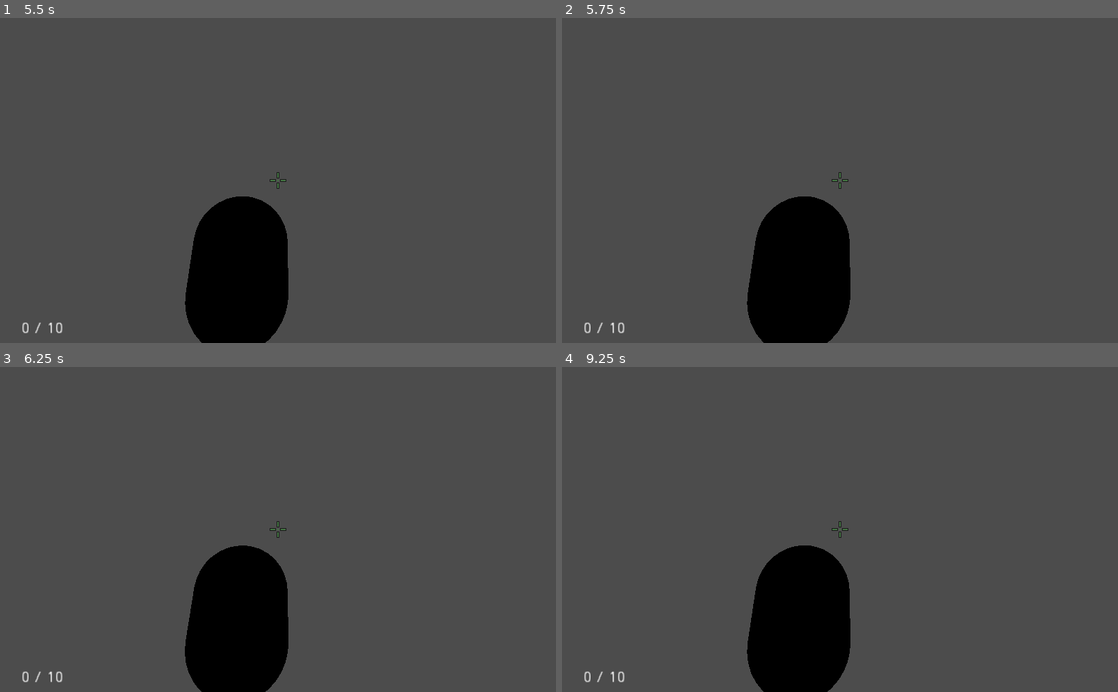
Above: before the commit, frames 1-4 (two rows, left to right).
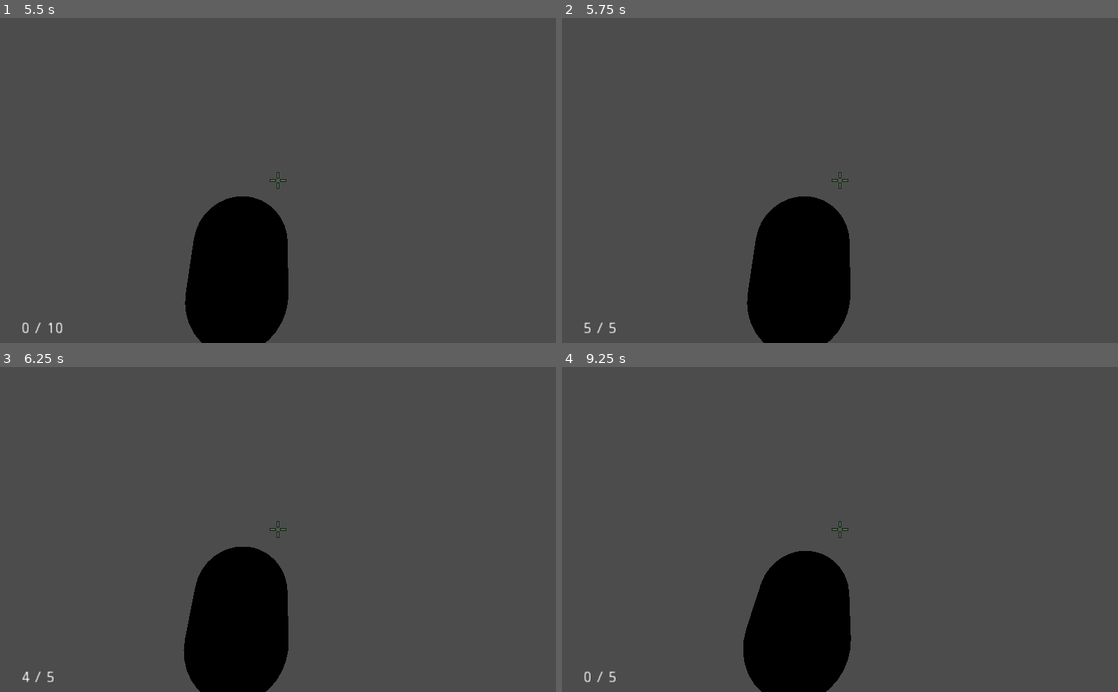
Above: after the commit, the same moments.

Repository: brennosouza/VS-Stealth
Game: Godot game, scene res://scenes/levels/test_level.tscn
Two runs of this game, one before a commit and one after it. Both use one fixed random seed, a clock stepped at 60 frames per second and the inputs below.
Inputs (mouse positions are in pixels of both pictures, inside the frame that each line leads up to):
- Up to frame 1 (5.5 s): move the mouse to (272, 187) at 0.52 s; hold Up (ui_up) 0.53-2.78 s; click (272, 187) at 0.6 s; move the mouse to (316, 183) at 1.27 s; tap Ctrl (crouch) at 1.35 s; click (316, 183) at 1.55 s; move the mouse to (233, 177) at 2.02 s; hold F (flashlight) 2.03-2.78 s; click (233, 177) at 2.3 s; move the mouse to (283, 180) at 2.77 s; hold Left (ui_left) 2.78-3.53 s; click (283, 180) at 2.85 s; move the mouse to (255, 174) at 3.52 s; hold Shift (sprint) 3.53-4.28 s; hold Up (ui_up) from 3.53 s (still down); click (255, 174) at 3.8 s; tap R (reload, bound only after the commit) at 4.15 s; move the mouse to (305, 180) at 4.27 s; click (305, 180) at 4.35 s; tap Enter at 5 s; move the mouse to (250, 180) at 5.02 s; hold Ctrl (crouch) from 5.03 s (still down); click (250, 180) at 5.3 s
- Up to frame 2 (5.75 s): keep holding Up (ui_up); keep holding Ctrl (crouch)
- Up to frame 3 (6.25 s): move the mouse to (289, 523) at 5.77 s; release Up (ui_up) at 5.78 s; release Ctrl (crouch) at 5.78 s; hold Right (ui_right) from 5.78 s (still down); tap F (flashlight) at 5.85 s; click (289, 523) at 6.05 s
- Up to frame 4 (9.25 s): tap Space at 6.5, 8 s; move the mouse to (834, 536) at 6.52 s; release Right (ui_right) at 6.53 s; hold Up (ui_up) 6.53-8.78 s; click (834, 536) at 6.6 s; tap Enter at 7.25, 8.75 s; move the mouse to (878, 532) at 7.27 s; tap Shift (sprint) at 7.35 s; click (878, 532) at 7.55 s; move the mouse to (795, 526) at 8.02 s; click (795, 526) at 8.1 s; move the mouse to (845, 529) at 8.77 s; hold Left (ui_left) from 8.78 s (still down); tap Ctrl (crouch) at 8.85 s; click (845, 529) at 9.05 s

Frame 1 is identical in both runs. In frame 2, less than 0.1% of the frame differs, in the area x 4-12%, y 93-98%; in frame 3, 0.2%; in frame 4, 0.6%, in the area x 8-52%, y 54-100%.

Commit message:
Reload sound and decreasing ammo when reloading

Diff:
--- a/project.godot
+++ b/project.godot
@@ -78,6 +78,11 @@
 "events": [ Object(InputEventKey,"resource_local_to_scene":false,"resource_name":"","device":0,"alt":false,"shift":false,"control":false,"meta":false,"command":false,"pressed":false,"scancode":16777238,"unicode":0,"echo":false,"script":null)
  ]
 }
+reload={
+"deadzone": 0.5,
+"events": [ Object(InputEventKey,"resource_local_to_scene":false,"resource_name":"","device":0,"alt":false,"shift":false,"control":false,"meta":false,"command":false,"pressed":false,"scancode":82,"unicode":0,"echo":false,"script":null)
+ ]
+}
 
 [physics]
 
--- a/scenes/characters/Player.gd
+++ b/scenes/characters/Player.gd
@@ -10,6 +10,7 @@
 var run_speed = 40
 var crouching = false
 var crouch_speed = 5
+export var reloading = false
 var horizontal_look_sensitivity = 0.004
 var vertical_look_sensitivity = 0.1
 
@@ -118,8 +119,11 @@
 	$MeshInstance.rotation.y = lerp_angle($MeshInstance.rotation.y, atan2(direction.x, direction.z) - $MeshInstance.rotation.y, delta * angular_acceleration)
 #	print_debug($MeshInstance.rotation.y)
 
+	if Input.is_action_just_pressed("reload"):
+		reload()
+
 	if Input.is_action_just_pressed("shoot"):
-		if current_ammo > 0:
+		if not reloading and current_ammo > 0:
 			$Camroot/Helper/Camera/Gun/audiobullet.play()
 
 			$Camroot/Helper/Camera/Gun/AnimationPlayer.play("muzzle_flash")
@@ -217,8 +221,31 @@
 
 func reload():
 	if current_ammo < mag_size and remaining_mags > 0:
-		reload()
-
+		$Camroot/Helper/Camera/Gun/AnimationPlayer.play("reload")
+#		reload()
+
+func reload_func():
+#	var clip = min(1, remaining_mags/mag_size)
+#	print
+	var how_much_to_reload = mag_size - current_ammo
+	current_ammo += how_much_to_reload
+	remaining_mags = max(0, remaining_mags - how_much_to_reload)
+	print_debug( "remaining mags: " + str(remaining_mags) )
+	print_debug( "how much to reload: " + str(how_much_to_reload) )
+	$HUD/HBoxContainer/labelCurrentAmmo.text = str(current_ammo)
+	$HUD/HBoxContainer/labelAmmoLeft.text = str(remaining_mags)
+#
+##	current_ammo = current
+#
+#	var clip
+#	if remaining_mags >= mag_size:
+#		clip = mag_size
+#		remaining_mags -= mag_size
+#	else:
+#		clip = remaining_mags
+#		remaining_mags -= remaining_mags
+#	current_ammo += clip
+#	remaining_mags -= mag_size
 
 
 #func _input(event):
--- a/scenes/characters/Player.tscn
+++ b/scenes/characters/Player.tscn
@@ -6,6 +6,7 @@
 [ext_resource path="res://scenes/characters/Gun.gd" type="Script" id=4]
 [ext_resource path="res://audio/colt.wav" type="AudioStream" id=5]
 [ext_resource path="res://scenes/characters/Camroot.gd" type="Script" id=6]
+[ext_resource path="res://audio/Pistol Reload Sound Effect -edited.wav" type="AudioStream" id=7]
 
 [sub_resource type="CapsuleMesh" id=1]
 
@@ -27,6 +28,48 @@
 "transitions": PoolRealArray( 1, 1 ),
 "update": 1,
 "values": [ true, false ]
+}
+
+[sub_resource type="Animation" id=6]
+resource_name = "reload"
+length = 1.5
+tracks/0/type = "value"
+tracks/0/path = NodePath("../../../..:reloading")
+tracks/0/interp = 1
+tracks/0/loop_wrap = true
+tracks/0/imported = false
+tracks/0/enabled = true
+tracks/0/keys = {
+"times": PoolRealArray( 0, 1.5 ),
+"transitions": PoolRealArray( 1, 1 ),
+"update": 1,
+"values": [ true, false ]
+}
+tracks/1/type = "value"
+tracks/1/path = NodePath("reloadSound:playing")
+tracks/1/interp = 1
+tracks/1/loop_wrap = true
+tracks/1/imported = false
+tracks/1/enabled = true
+tracks/1/keys = {
+"times": PoolRealArray( 0 ),
+"transitions": PoolRealArray( 1 ),
+"update": 1,
+"values": [ true ]
+}
+tracks/2/type = "method"
+tracks/2/path = NodePath("../../../..")
+tracks/2/interp = 1
+tracks/2/loop_wrap = true
+tracks/2/imported = false
+tracks/2/enabled = true
+tracks/2/keys = {
+"times": PoolRealArray( 1.5 ),
+"transitions": PoolRealArray( 1 ),
+"values": [ {
+"args": [  ],
+"method": "reload_func"
+} ]
 }
 
 [sub_resource type="Animation" id=5]
@@ -99,6 +142,10 @@
 
 [node name="AnimationPlayer" type="AnimationPlayer" parent="Camroot/Helper/Camera/Gun"]
 anims/muzzle_flash = SubResource( 4 )
+anims/reload = SubResource( 6 )
+
+[node name="reloadSound" type="AudioStreamPlayer3D" parent="Camroot/Helper/Camera/Gun"]
+stream = ExtResource( 7 )
 
 [node name="RayCast" type="RayCast" parent="Camroot/Helper/Camera"]
 transform = Transform( 1, 0, 0, 0, 1, 0, 0, 0, 1, -4.17233e-07, 0, -5.78326 )
Not shown, added: audio/Pistol Reload Sound Effect -edited.wav.import
Not shown: 1 places in scenes/characters/Player.tscn that only renumber resources
Not shown, added: audio/Pistol Reload Sound Effect -edited.wav
